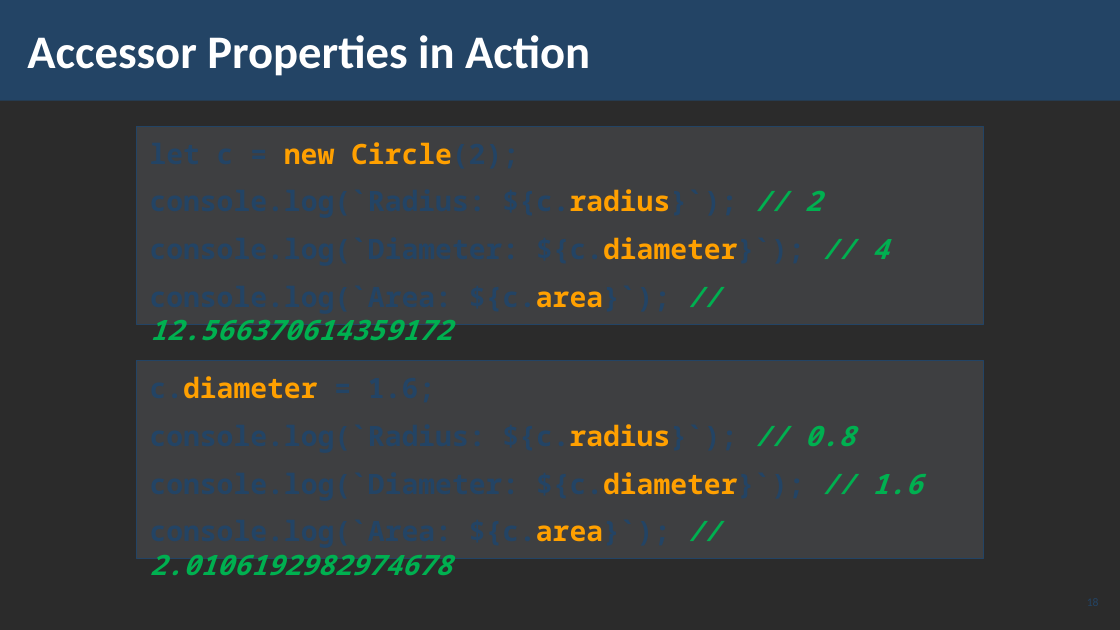
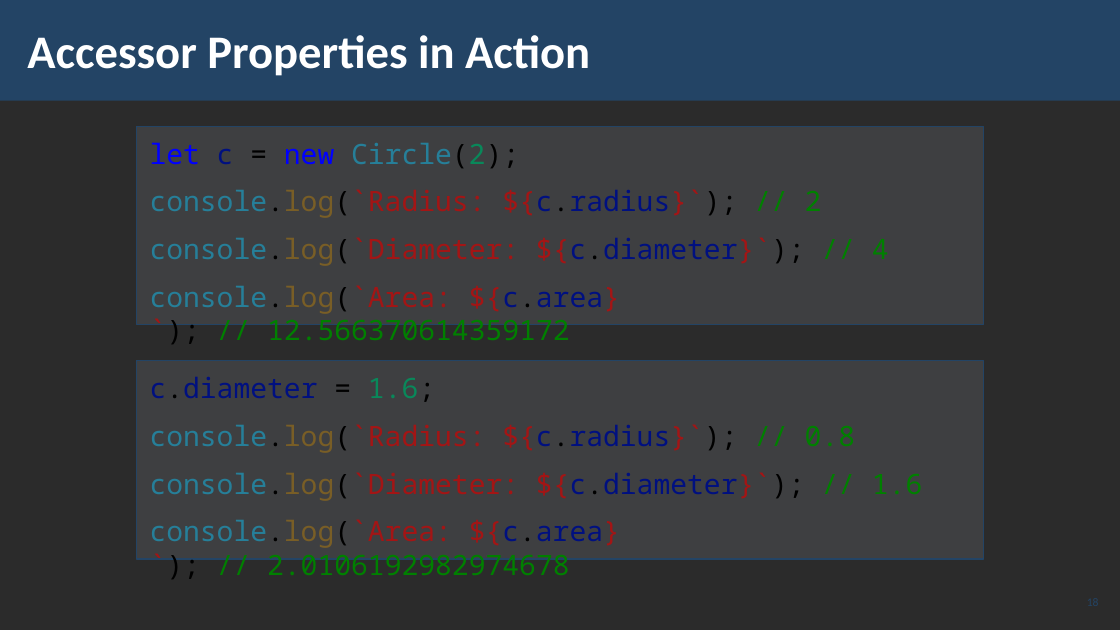
Before and after one commit to ErayErol/Software-University-Courses, a slide deck: slide 18 of JS Advanced - 2019.09.16/07. Classes/LAB/JS-Advanced-JS-Classes.pptx. Drawn at 1120x630 pixels with LibreOffice and Linux fonts; fonts in the diff are those of the drawing; background and template pictures are left out; a plain dark background stands for a picture behind light text. Boxes give left, top, right and bottom in pixels: in the first picture for what was removed or moved away, otherwise in the second. Text is boxed around its words. In the diff, an @@ line names an element or a change of style, - is before the commit and + after.

```diff
--- a/JS Advanced - 2019.09.16/07. Classes/LAB/JS-Advanced-JS-Classes.pptx
+++ b/JS Advanced - 2019.09.16/07. Classes/LAB/JS-Advanced-JS-Classes.pptx
@@ rectangle "let c = new Circle(2);" at <box>136,126,984,324</box>: text colour #234465 to #0000FF in "let"; text colour #234465 to #001080 in "c", "${c.radius}`);", "${c.diameter}`);", "${c.area}`);"; text colour #234465 to #000000 in "= Circle(2);", "console.log(`Radius: ${c.radius}`);", "console.log(`Diameter: ${c.diameter}`);", "console.log(`Area: ${c.area}`);"; text colour #FFA000 to #0000FF in "new"; text colour #FFA000 to #267F99, text colour #234465 to #09885A in "Circle(2);"; bold off; text colour #234465 to #267F99, text colour #234465 to #795E26 in "console.log(`Radius:", "console.log(`Diameter:", "console.log(`Area:"; text colour #234465 to #A31515 in "console.log(`Radius: ${c.radius}`);", "console.log(`Diameter: ${c.diameter}`);", "console.log(`Area: ${c.area}`);"; text colour #FFA000 to #001080 in "${c.radius}`);", "${c.diameter}`);", "${c.area}`);"; text colour #00B050 to #008000, italic off in "// 2", "// 4", "// 12.566370614359172" @@
@@ rectangle "c.diameter = 1.6;" at <box>136,361,984,560</box>: text colour #234465 to #001080, text colour #FFA000 to #001080 in "c.diameter", "${c.radius}`);", "${c.diameter}`);", "${c.area}`);"; text colour #234465 to #000000 in "c.diameter = 1.6;", "console.log(`Radius: ${c.radius}`);", "console.log(`Diameter: ${c.diameter}`);", "console.log(`Area: ${c.area}`);"; text colour #234465 to #09885A in "1.6;"; bold off; text colour #234465 to #267F99, text colour #234465 to #795E26 in "console.log(`Radius:", "console.log(`Diameter:", "console.log(`Area:"; text colour #234465 to #A31515 in "console.log(`Radius: ${c.radius}`);", "console.log(`Diameter: ${c.diameter}`);", "console.log(`Area: ${c.area}`);"; text colour #00B050 to #008000, italic off in "// 0.8", "// 1.6", "// 2.0106192982974678" @@
```
Also in this commit, not shown: 22 other slides changed, 3 slides removed, 8 other files.
